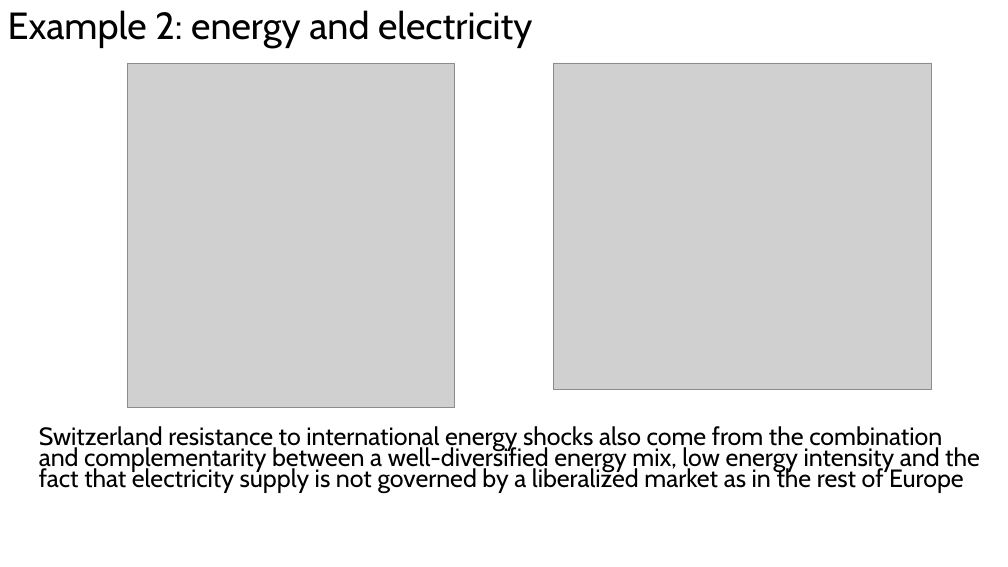
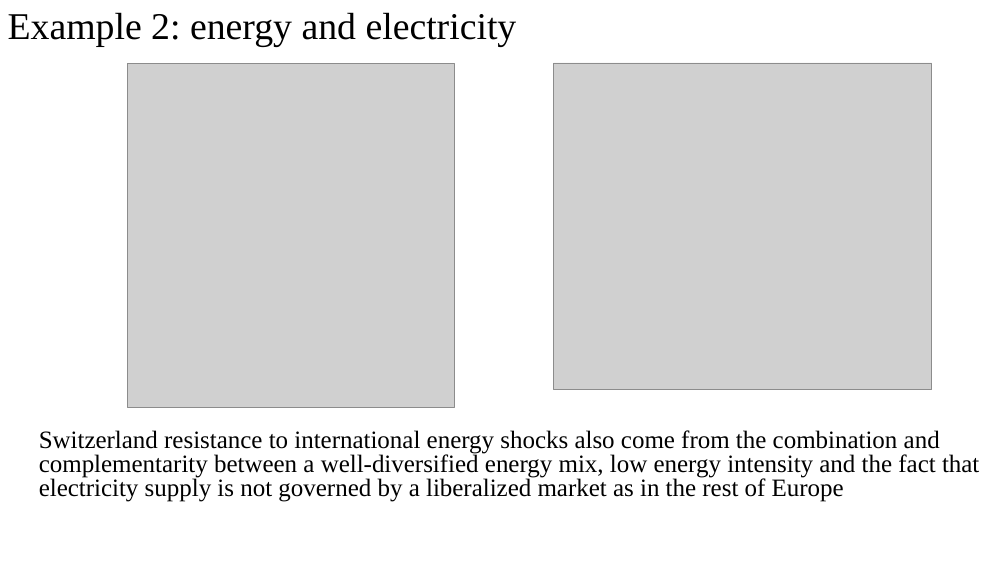
Before and after one commit to Jeylal/celalguney, a slide deck: slide 9 of posts/inflation suisse/presentation_eaepe.pptx. Drawn at 1008x567 pixels with LibreOffice and Linux fonts; fonts in the diff are those of the drawing; grey boxes stand for pictures. Boxes give left, top, right and bottom in pixels: in the first picture for what was removed or moved away, otherwise in the second. Text is boxed around its words. In the diff, an @@ line names an element or a change of style, - is before the commit and + after.

```diff
--- a/posts/inflation suisse/presentation_eaepe.pptx
+++ b/posts/inflation suisse/presentation_eaepe.pptx
@@ title "Example 2: energy and electricity" at (8,12,517,47): font Cabin to Times New Roman @@
@@ text "Switzerland resistance to international energy ..." at (39,430,979,502): font Cabin to Times New Roman; line spacing 0.7 to 0.8 @@
```
Also in this commit, not shown: 11 other slides changed, 5 other files.
